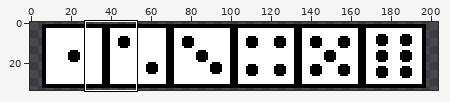
One commit to this pixel-art file: assets/d6.aseprite. The first picture is a wide view before the edit; the outline marks the close-up.
Close-up. The starting point:
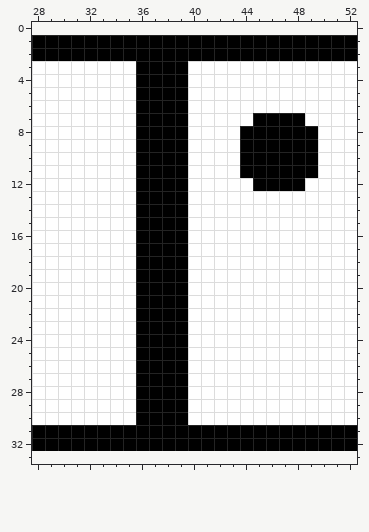
192x32 pixels, 1 frame. Shown: x 28..52, y 0..33. The old version is drawn lined up with the new one, on the new canvas. The commit also changed other parts of the picture, which this record leaves out.
The same view after the edit:
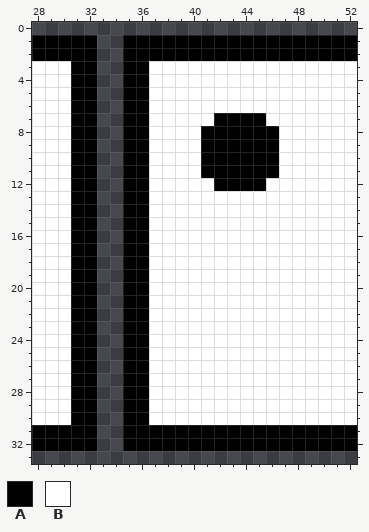
Palette (. is transparent): A #000000  B #ffffff
From old to new:
canvas 192x32 -> 204x34, the old top-left corner now at 6,1
y 1..2: x 33..34 AA -> ..
y 3..6: x 31..35 BBBBB -> AA..A; x 37..39 AAA -> BBB
y 7: x 31..35 BBBBB -> AA..A; x 37..39 AAA -> BBB; x 42..44 BBB -> AAA; x 46..48 AAA -> BBB
y 8..11: x 31..35 BBBBB -> AA..A; x 37..39 AAA -> BBB; x 41..43 BBB -> AAA; x 47..49 AAA -> BBB
y 12: x 31..35 BBBBB -> AA..A; x 37..39 AAA -> BBB; x 42..44 BBB -> AAA; x 46..48 AAA -> BBB
y 13..30: x 31..35 BBBBB -> AA..A; x 37..39 AAA -> BBB
y 31..32: x 33..34 AA -> ..
